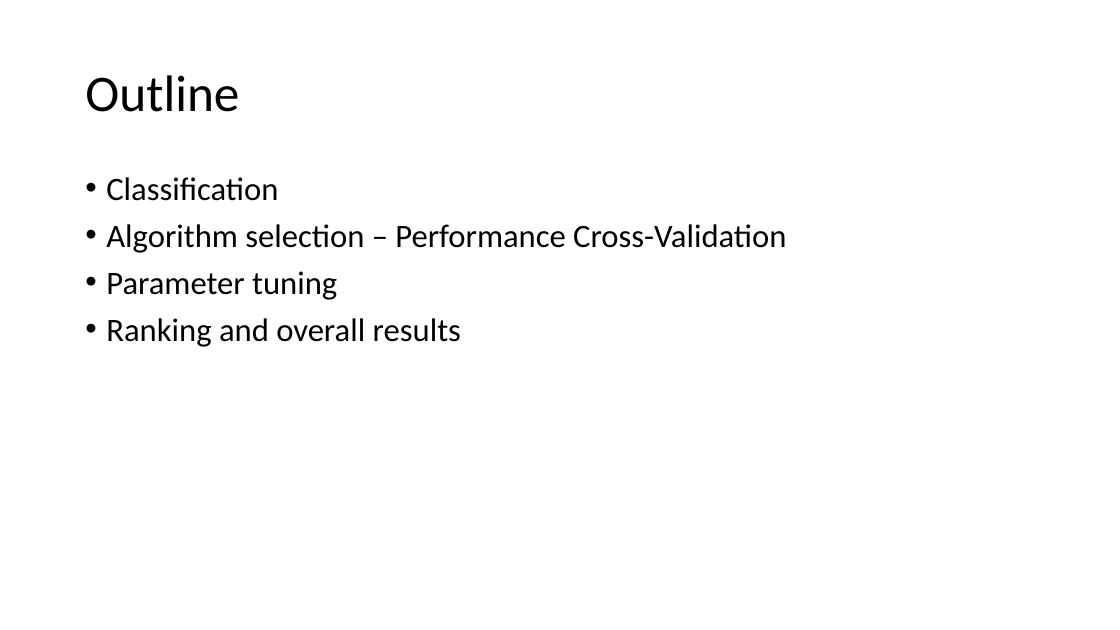
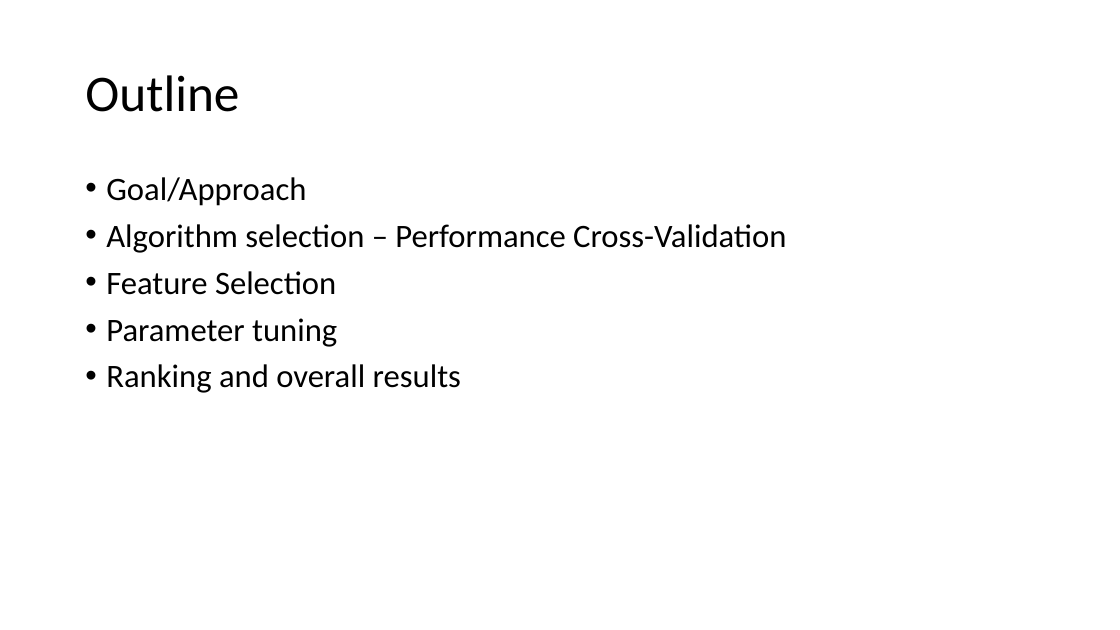
Before and after one commit to suong4554/Machine-Learning-Poly-U, a slide deck: slide 2 of Presentation.pptx. Drawn at 1120x630 pixels with LibreOffice and Linux fonts; fonts in the diff are those of the drawing. Boxes give left, top, right and bottom in pixels: in the first picture for what was removed or moved away, otherwise in the second. Text is boxed around its words. In the diff, an @@ line names an element or a change of style, - is before the commit and + after.

```diff
--- a/Presentation.pptx
+++ b/Presentation.pptx
@@ text at [106,177,306,206]: text changed @@
-• Classification
+• Goal/Approach
@@ text at [106,271,336,295]: paragraph added @@
+• Feature Selection
```
Also in this commit, not shown: 5 other slides changed, 1 slide added, 2 other files.
